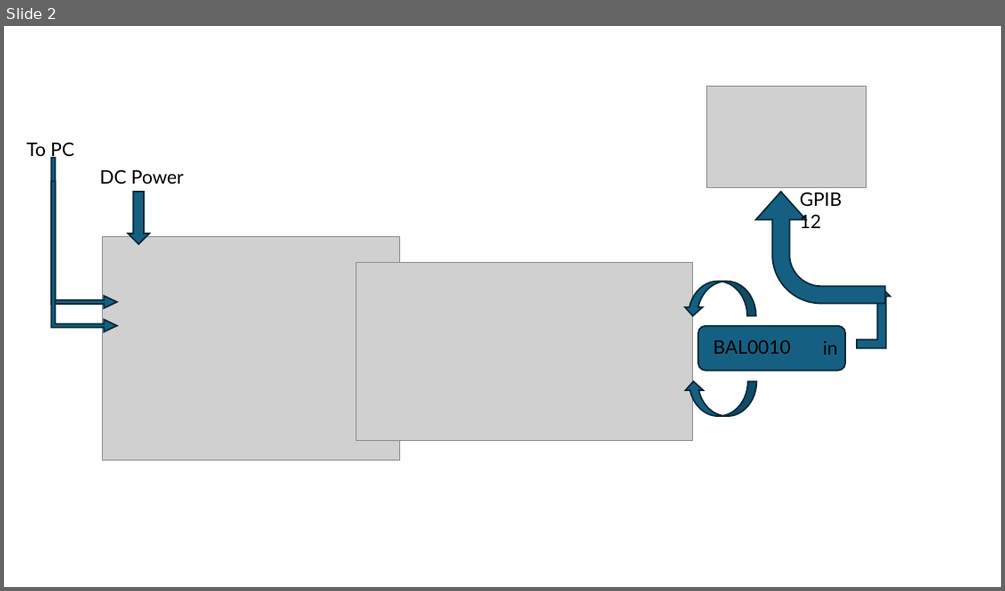
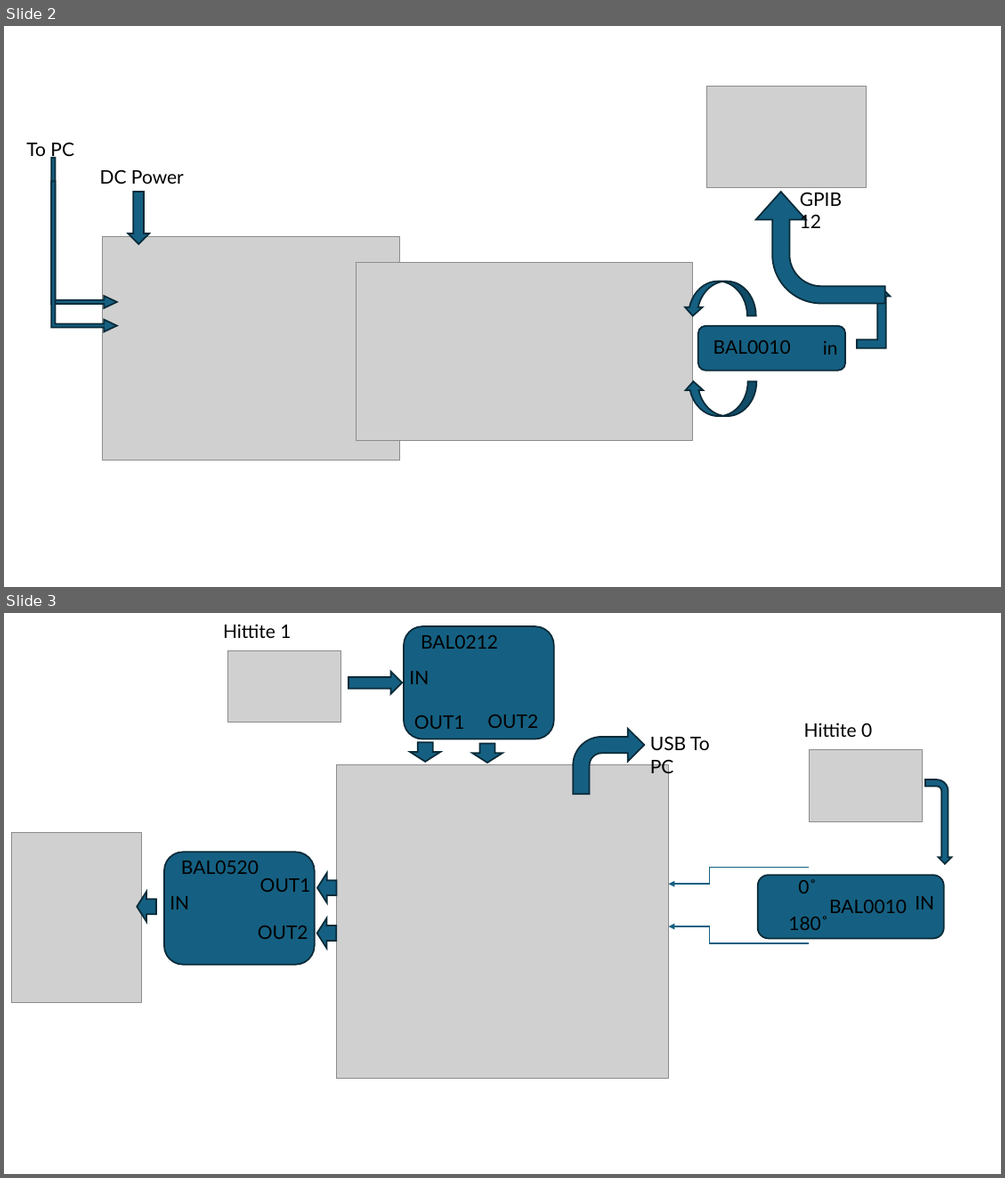
Before and after one commit to Mgentry301/Rad-Effects-Test-Software, a slide deck: Test Plans/Test Plan Diagrams.pptx. Shown one above the other, each under a label of ours: slide 2 before the commit, slides 2 and 3 after it. The pictures are 1005x591 and 1005x1178 pixels, drawn with LibreOffice and Linux fonts; fonts in the diff are those of the drawing; grey boxes stand for pictures. Boxes give left, top, right and bottom in pixels: in the first picture for what was removed or moved away, otherwise in the second. Text is boxed around its words. In the diff, an @@ line names an element or a change of style, - is before the commit and + after.

```diff
--- a/Test Plans/Test Plan Diagrams.pptx
+++ b/Test Plans/Test Plan Diagrams.pptx
@@ slide 3 added at (x1=4, y1=613, x2=1001, y2=1174), background #FFFFFF @@
@@ text added at (x1=223, y1=624, x2=291, y2=638), 18 pt, text #000000 @@
+Hittite 1
@@ picture added at (x1=227, y1=650, x2=341, y2=722) @@
@@ right arrow added at (x1=348, y1=672, x2=403, y2=694), fill #156082, outline #092A39 1.5 pt @@
@@ group added at (x1=404, y1=626, x2=554, y2=738): 4 texts, 1 rounded rectangle @@
+BAL0212
+IN
+OUT1
+OUT2
@@ right arrow added at (x1=410, y1=742, x2=440, y2=762), fill #156082, outline #092A39 1.5 pt @@
@@ right arrow added at (x1=473, y1=743, x2=502, y2=763), fill #156082, outline #092A39 1.5 pt @@
@@ bent arrow added at (x1=573, y1=729, x2=644, y2=794), fill #156082, outline #092A39 1.5 pt @@
@@ text added at (x1=650, y1=736, x2=710, y2=777), 18 pt, text #000000 @@
+USB To PC
@@ text added at (x1=804, y1=722, x2=872, y2=737), 18 pt, text #000000 @@
+Hittite 0
@@ picture added at (x1=337, y1=765, x2=669, y2=1078) @@
@@ picture added at (x1=809, y1=750, x2=922, y2=821) @@
@@ bent arrow added at (x1=925, y1=779, x2=952, y2=864), fill #156082, outline #092A39 1.5 pt @@
@@ picture added at (x1=11, y1=832, x2=142, y2=1003) @@
@@ right arrow added at (x1=317, y1=873, x2=337, y2=902), fill #156082, outline #092A39 1.5 pt @@
@@ elbow arrow added from (809, 868) to (669, 884), #156082 1.5 pt @@
@@ rounded rectangle added at (x1=758, y1=875, x2=944, y2=938), fill #156082, outline #092A39 1.5 pt @@
@@ text added at (x1=798, y1=879, x2=817, y2=893), 18 pt, text #000000 @@
+0˚
@@ right arrow added at (x1=138, y1=892, x2=156, y2=921), fill #156082, outline #092A39 1.5 pt @@
@@ text added at (x1=829, y1=900, x2=906, y2=913), 18 pt, text #000000 @@
+BAL0010
@@ text added at (x1=914, y1=896, x2=934, y2=909), 18 pt, text #000000 @@
+IN
@@ group added at (x1=164, y1=852, x2=315, y2=964): 4 texts, 1 rounded rectangle @@
+BAL0520
+IN
+OUT1
+OUT2
@@ right arrow added at (x1=317, y1=918, x2=337, y2=948), fill #156082, outline #092A39 1.5 pt @@
@@ elbow arrow added from (809, 943) to (669, 926), #156082 1.5 pt @@
@@ text added at (x1=788, y1=916, x2=828, y2=930), 18 pt, text #000000 @@
+180˚
```
Also in this commit, not shown: 25 other files.
